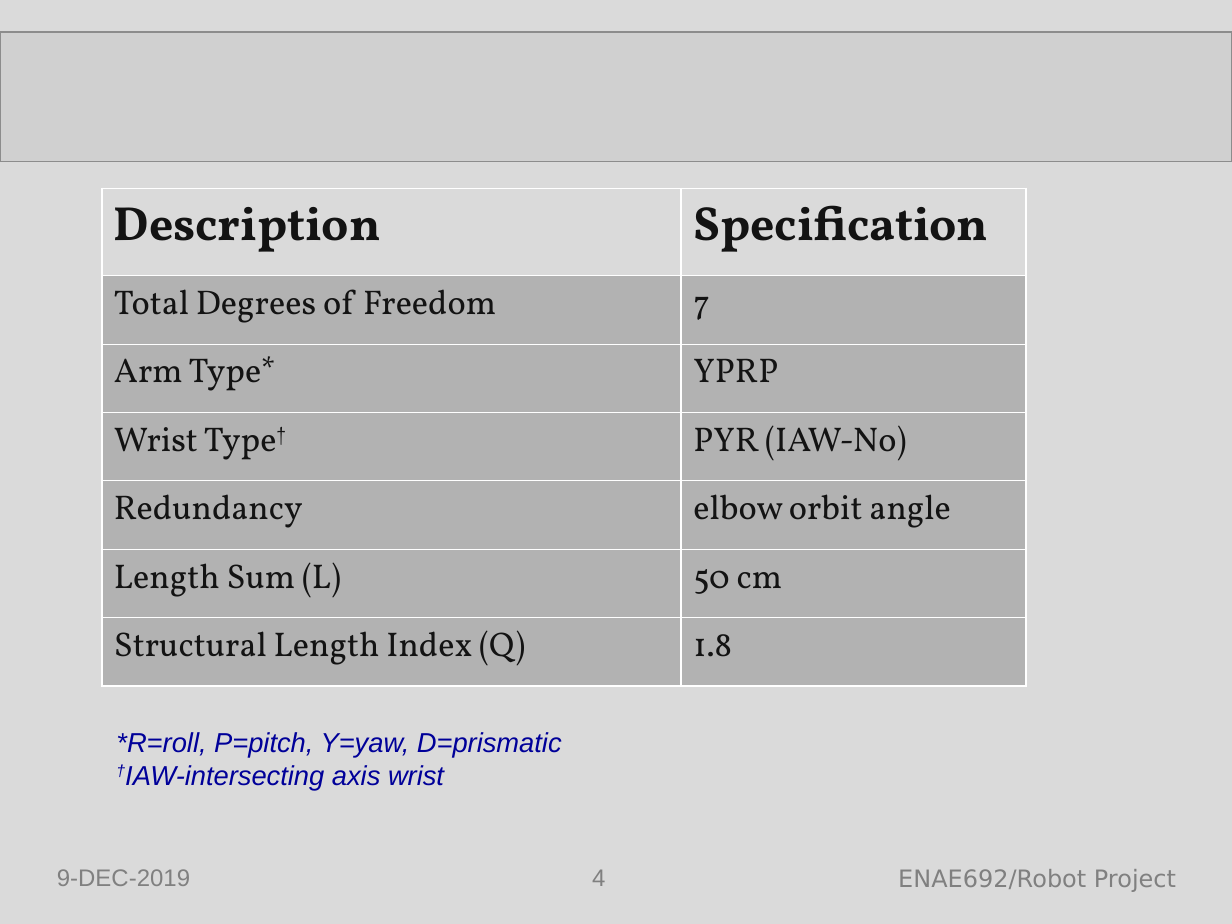
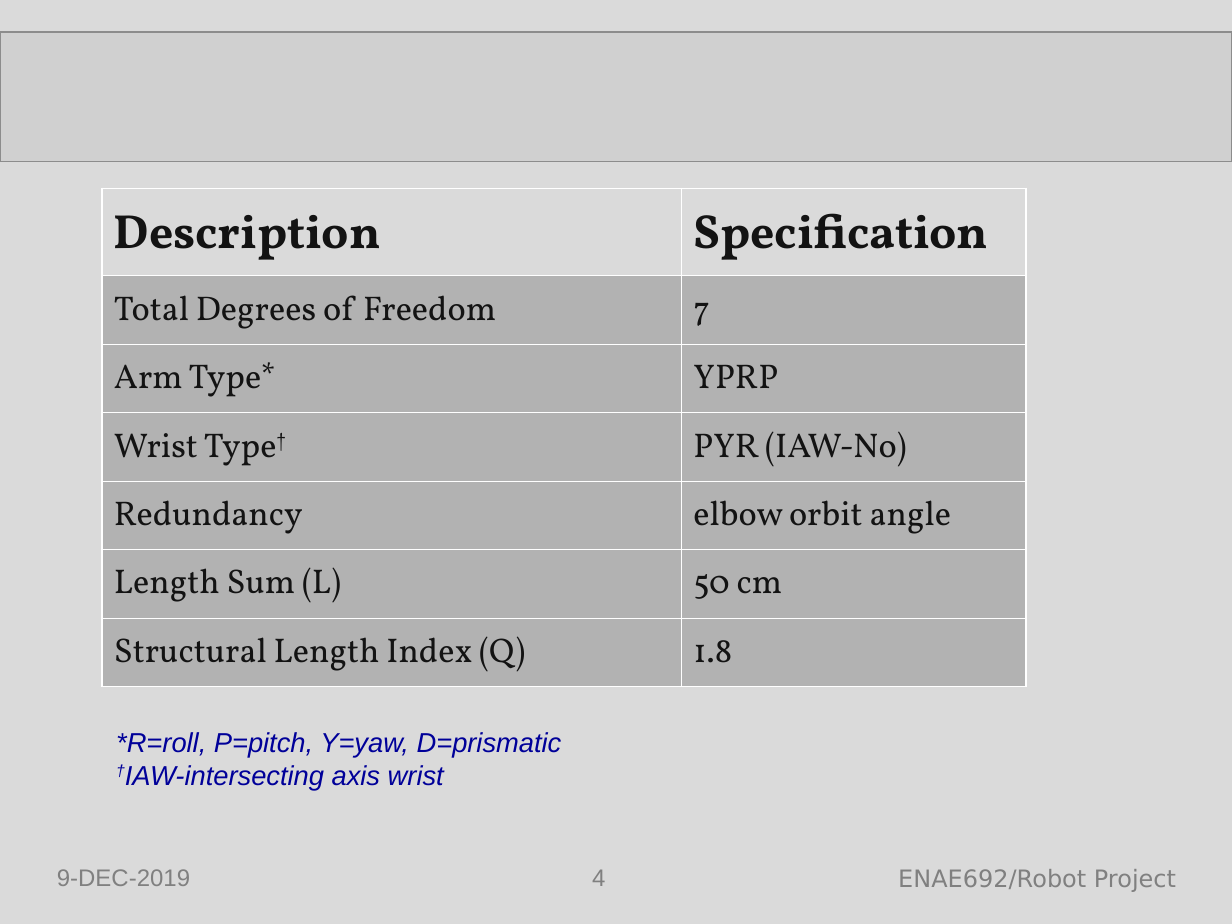
Before and after one commit to mattkennedy416/ENAE692_ProjectRobot, a slide deck: slide 4 of ENAE692 Project Presentation_Kennedy_Furumo_R2.ppt. Drawn at 1232x924 pixels with LibreOffice and Linux fonts; fonts in the diff are those of the drawing; grey boxes stand for pictures. Boxes give left, top, right and bottom in pixels: in the first picture for what was removed or moved away, otherwise in the second. Text is boxed around its words. In the diff, an @@ line names an element or a change of style, - is before the commit and + after.

```diff
--- a/ENAE692 Project Presentation_Kennedy_Furumo_R2.ppt
+++ b/ENAE692 Project Presentation_Kennedy_Furumo_R2.ppt
@@ table at (102,188,1026,686) @@
@@ line spacing 1 to 1.12 @@
```
Also in this commit, not shown: 10 other slides changed, 4 other files.
